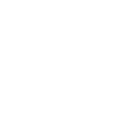
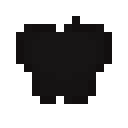
Before/after of a 128px x 128px layered artwork. What changed in the layer stack:
added layer "light_shield_effect" above "wind_shield_effect" over [16, 24, 112, 104]
added layer "wind_shield_effect" above "pitch_shield_effect" over [16, 24, 112, 104]
added layer "pitch_shield_effect" above "gluttony_shield_effect" over [24, 32, 104, 96]
added layer "gluttony_shield_effect" above "mirrors_shield_effect" over [16, 24, 112, 104]
renamed "Crest of mirrors" to "mirrors_shield_effect", showed it, painted on it over [16, 16, 112, 104]
renamed "Crest of vampirism" to "sanguisaga_shield_effect", showed it, painted on it over [24, 24, 104, 104]
renamed "Crest of holy retribution" to "retribution_shield_effect", showed it, painted on it over [16, 16, 112, 104]
renamed "Crest of thorns" to "thorns_shield_effect", showed it, painted on it over [24, 24, 104, 104]
renamed "Crest of blades" to "blades_shield_effect", showed it, painted on it over [24, 24, 104, 96]
renamed "crest of feathers" to "feathers_shield_effect", showed it, painted on it over [16, 24, 112, 104]
